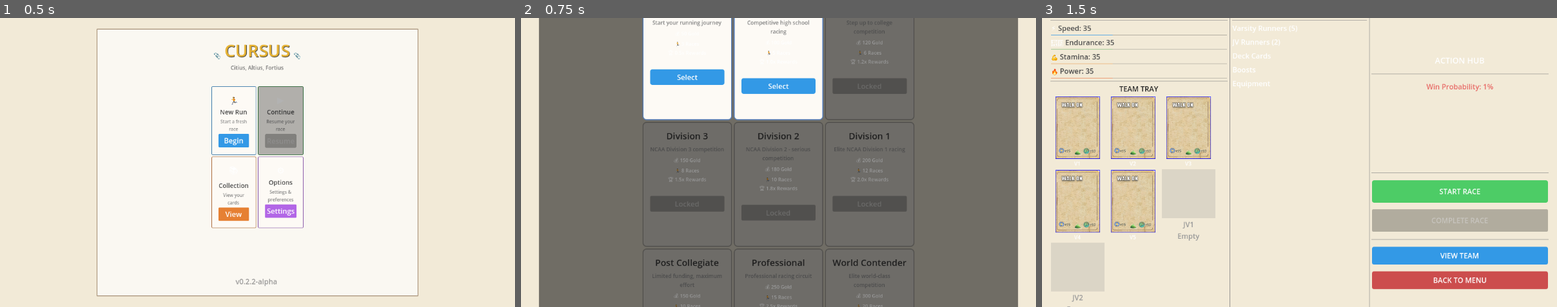
Above: before the commit, frames 1-3 (left to right).
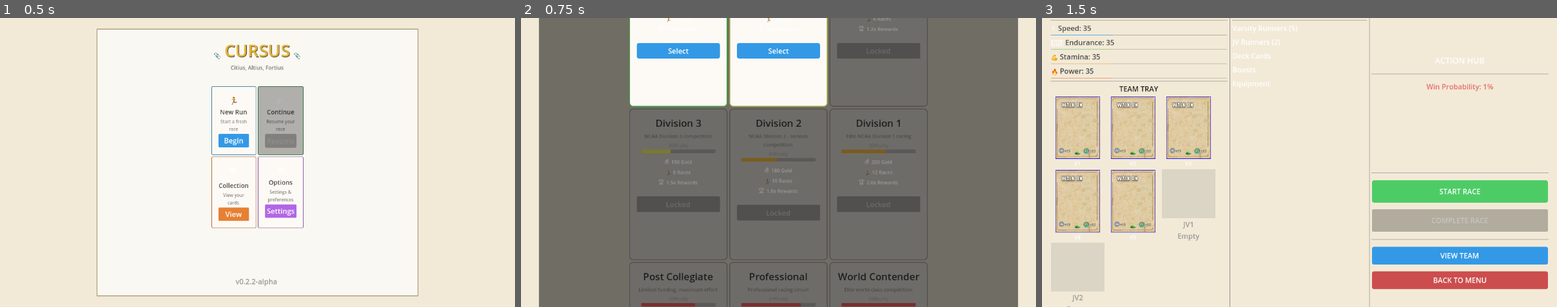
Above: after the commit, the same moments.

Repository: axmariscal/cursus
Game: Godot game, scene res://scenes/core/Main.tscn
Same seed, same stepped clock (60 frames per second), same inputs: the game is played once before the commit and once after it.
Inputs:
- Up to frame 1 (0.5 s): no input
- Up to frame 2 (0.75 s): click "Begin" at 0.5 s
- Up to frame 3 (1.5 s): click "Select" at 1.25 s

Frame 1 is identical in both runs. In frame 2, 13% of the frame differs, in the area x 21-79%, y 0-100%; in frame 3, nothing differs.

Commit message:
Added some fancy badges when a division is completed and a new division is unlocked. Added some difficulty bars as well.

Diff:
--- a/scripts/core/DivisionSelect.gd
+++ b/scripts/core/DivisionSelect.gd
@@ -70,10 +70,11 @@
 		return null
 
 	var is_unlocked = GameManager.is_division_unlocked(division)
-
-	# Create card container
+	var is_new = GameManager.is_division_newly_unlocked(division) if is_unlocked else false
+
+	# Create card container with relative positioning for overlays
 	var card_container = PanelContainer.new()
-	card_container.custom_minimum_size = Vector2(200, 280)
+	card_container.custom_minimum_size = Vector2(220, 340)
 
 	# Card margin
 	var card_margin = MarginContainer.new()
@@ -85,14 +86,19 @@
 
 	# Card content
 	var card_content = VBoxContainer.new()
-	card_content.add_theme_constant_override("separation", 8)
+	card_content.add_theme_constant_override("separation", 6)
 	card_margin.add_child(card_content)
+
+	# NEW badge (if newly unlocked) - positioned at top
+	if is_new:
+		var new_badge = _create_new_badge()
+		card_content.add_child(new_badge)
 
 	# Division name
 	var name_label = Label.new()
 	name_label.text = config.get("name", "Unknown")
 	name_label.horizontal_alignment = HORIZONTAL_ALIGNMENT_CENTER
-	name_label.add_theme_font_size_override("font_size", 20)
+	name_label.add_theme_font_size_override("font_size", 22)
 	name_label.add_theme_color_override("font_color", Color(0.2, 0.2, 0.2))
 	card_content.add_child(name_label)
 
@@ -101,40 +107,41 @@
 	desc_label.text = config.get("description", "")
 	desc_label.horizontal_alignment = HORIZONTAL_ALIGNMENT_CENTER
 	desc_label.autowrap_mode = TextServer.AUTOWRAP_WORD_SMART
-	desc_label.add_theme_font_size_override("font_size", 12)
+	desc_label.add_theme_font_size_override("font_size", 11)
 	desc_label.add_theme_color_override("font_color", Color(0.5, 0.5, 0.5))
 	card_content.add_child(desc_label)
+
+	# Difficulty indicator
+	var difficulty_container = _create_difficulty_indicator(config.get("difficulty_curve", 0.15))
+	card_content.add_child(difficulty_container)
 
 	# Stats section
 	var stats_container = VBoxContainer.new()
 	stats_container.add_theme_constant_override("separation", 4)
 	card_content.add_child(stats_container)
 
-	# Starting gold
-	var gold_label = Label.new()
-	gold_label.text = "💰 %d Gold" % config.get("starting_gold", 100)
-	gold_label.horizontal_alignment = HORIZONTAL_ALIGNMENT_CENTER
-	gold_label.add_theme_font_size_override("font_size", 11)
-	stats_container.add_child(gold_label)
-
-	# Antes (races)
-	var antes_label = Label.new()
-	antes_label.text = "🏃 %d Races" % config.get("antes", 5)
-	antes_label.horizontal_alignment = HORIZONTAL_ALIGNMENT_CENTER
-	antes_label.add_theme_font_size_override("font_size", 11)
-	stats_container.add_child(antes_label)
-
-	# Reward multiplier
-	var reward_label = Label.new()
+	# Starting gold with icon
+	var gold_row = _create_stat_row("💰", "%d Gold" % config.get("starting_gold", 100))
+	stats_container.add_child(gold_row)
+
+	# Antes (races) with icon
+	var antes_row = _create_stat_row("🏃", "%d Races" % config.get("antes", 5))
+	stats_container.add_child(antes_row)
+
+	# Reward multiplier with icon
 	var multiplier = config.get("reward_multiplier", 1.0)
-	reward_label.text = "🏆 %.1fx Rewards" % multiplier
-	reward_label.horizontal_alignment = HORIZONTAL_ALIGNMENT_CENTER
-	reward_label.add_theme_font_size_override("font_size", 11)
-	stats_container.add_child(reward_label)
+	var reward_row = _create_stat_row("🏆", "%.1fx Rewards" % multiplier)
+	stats_container.add_child(reward_row)
+
+	# Special rules section (if any)
+	var special_rules = config.get("special_rules", [])
+	if special_rules.size() > 0:
+		var rules_container = _create_special_rules_section(special_rules)
+		card_content.add_child(rules_container)
 
 	# Spacer
 	var spacer = Control.new()
-	spacer.custom_minimum_size = Vector2(0, 10)
+	spacer.custom_minimum_size = Vector2(0, 8)
 	card_content.add_child(spacer)
 
 	# Select button
@@ -153,13 +160,162 @@
 
 	return card_container
 
+func _create_new_badge() -> Control:
+	var badge_container = MarginContainer.new()
+	badge_container.set("theme_override_constants/margin_left", -10)
+	badge_container.set("theme_override_constants/margin_right", -10)
+
+	var badge = Label.new()
+	badge.text = "✨ NEW ✨"
+	badge.horizontal_alignment = HORIZONTAL_ALIGNMENT_CENTER
+	badge.add_theme_font_size_override("font_size", 14)
+	badge.add_theme_color_override("font_color", Color(0.9, 0.7, 0.2))  # Gold
+
+	# Style badge background
+	var badge_style = StyleBoxFlat.new()
+	badge_style.bg_color = Color(0.9, 0.7, 0.2, 0.2)  # Light gold background
+	badge_style.border_color = Color(0.9, 0.7, 0.2, 0.8)
+	badge_style.border_width_left = 1
+	badge_style.border_width_top = 1
+	badge_style.border_width_right = 1
+	badge_style.border_width_bottom = 1
+	badge_style.corner_radius_top_left = 4
+	badge_style.corner_radius_top_right = 4
+	badge_style.corner_radius_bottom_right = 4
+	badge_style.corner_radius_bottom_left = 4
+
+	var badge_panel = PanelContainer.new()
+	badge_panel.add_theme_stylebox_override("panel", badge_style)
+	badge_panel.add_child(badge)
+	badge_container.add_child(badge_panel)
+
+	return badge_container
+
+func _create_difficulty_indicator(difficulty_curve: float) -> Control:
+	var container = VBoxContainer.new()
+	container.add_theme_constant_override("separation", 2)
+
+	var label = Label.new()
+	label.text = "Difficulty"
+	label.horizontal_alignment = HORIZONTAL_ALIGNMENT_CENTER
+	label.add_theme_font_size_override("font_size", 10)
+	label.add_theme_color_override("font_color", Color(0.6, 0.6, 0.6))
+	container.add_child(label)
+
+	# Create visual difficulty bar using ProgressBar for better control
+	var bar_container = MarginContainer.new()
+	bar_container.set("theme_override_constants/margin_left", 10)
+	bar_container.set("theme_override_constants/margin_right", 10)
+	bar_container.custom_minimum_size = Vector2(0, 12)
+
+	var progress_bar = ProgressBar.new()
+	progress_bar.custom_minimum_size = Vector2(0, 8)
+	progress_bar.max_value = 100.0
+	progress_bar.show_percentage = false
+
+	# Calculate difficulty percentage (0.10 to 0.35 range -> 0 to 100%)
+	var difficulty_percent = ((difficulty_curve - 0.10) / 0.25) * 100.0
+	difficulty_percent = clamp(difficulty_percent, 0.0, 100.0)
+	progress_bar.value = difficulty_percent
+
+	# Style the progress bar
+	var bg_style = StyleBoxFlat.new()
+	bg_style.bg_color = Color(0.3, 0.3, 0.3, 0.3)
+	bg_style.corner_radius_top_left = 2
+	bg_style.corner_radius_top_right = 2
+	bg_style.corner_radius_bottom_right = 2
+	bg_style.corner_radius_bottom_left = 2
+	progress_bar.add_theme_stylebox_override("background", bg_style)
+
+	var fill_style = StyleBoxFlat.new()
+	fill_style.bg_color = _get_difficulty_color(difficulty_curve)
+	fill_style.corner_radius_top_left = 2
+	fill_style.corner_radius_top_right = 2
+	fill_style.corner_radius_bottom_right = 2
+	fill_style.corner_radius_bottom_left = 2
+	progress_bar.add_theme_stylebox_override("fill", fill_style)
+
+	bar_container.add_child(progress_bar)
+	container.add_child(bar_container)
+
+	return container
+
+func _get_difficulty_color(difficulty: float) -> Color:
+	# Color gradient from green (easy) to red (hard)
+	if difficulty < 0.15:
+		return Color(0.3, 0.8, 0.3)  # Green
+	elif difficulty < 0.22:
+		return Color(0.8, 0.8, 0.3)  # Yellow
+	elif difficulty < 0.28:
+		return Color(0.8, 0.6, 0.2)  # Orange
+	else:
+		return Color(0.8, 0.3, 0.3)  # Red
+
+func _create_stat_row(icon: String, text: String) -> Control:
+	var row = HBoxContainer.new()
+	row.add_theme_constant_override("separation", 4)
+	row.alignment = BoxContainer.ALIGNMENT_CENTER
+
+	var icon_label = Label.new()
+	icon_label.text = icon
+	icon_label.add_theme_font_size_override("font_size", 12)
+	row.add_child(icon_label)
+
+	var text_label = Label.new()
+	text_label.text = text
+	text_label.horizontal_alignment = HORIZONTAL_ALIGNMENT_CENTER
+	text_label.add_theme_font_size_override("font_size", 11)
+	row.add_child(text_label)
+
+	return row
+
+func _create_special_rules_section(rules: Array) -> Control:
+	var container = VBoxContainer.new()
+	container.add_theme_constant_override("separation", 2)
+
+	var header = Label.new()
+	header.text = "Special Rules:"
+	header.horizontal_alignment = HORIZONTAL_ALIGNMENT_CENTER
+	header.add_theme_font_size_override("font_size", 10)
+	header.add_theme_color_override("font_color", Color(0.7, 0.5, 0.2))
+	container.add_child(header)
+
+	for rule in rules:
+		var rule_label = Label.new()
+		rule_label.text = "• " + _format_rule_name(rule)
+		rule_label.horizontal_alignment = HORIZONTAL_ALIGNMENT_CENTER
+		rule_label.add_theme_font_size_override("font_size", 9)
+		rule_label.add_theme_color_override("font_color", Color(0.6, 0.6, 0.6))
+		rule_label.autowrap_mode = TextServer.AUTOWRAP_WORD_SMART
+		container.add_child(rule_label)
+
+	return container
+
+func _format_rule_name(rule: String) -> String:
+	match rule:
+		"limited_funding":
+			return "Limited Funding"
+		"contracts":
+			return "Contracts"
+		"sponsorships":
+			return "Sponsorships"
+		"no_consolation":
+			return "No Consolation Gold"
+		"elite_opponents":
+			return "Elite Opponents"
+		_:
+			return rule.capitalize()
+
 func _style_division_card(card: PanelContainer, is_unlocked: bool, config: Dictionary) -> void:
 	var card_style = StyleBoxFlat.new()
 
 	if is_unlocked:
-		# Unlocked: bright colors
+		# Unlocked: bright colors with accent based on difficulty
+		var difficulty = config.get("difficulty_curve", 0.15)
+		var accent_color = _get_difficulty_color(difficulty).darkened(0.2)
+
 		card_style.bg_color = Color(0.99, 0.98, 0.96, 1.0)
-		card_style.border_color = Color(0.3, 0.5, 0.8, 0.8)
+		card_style.border_color = accent_color
 	else:
 		# Locked: dimmed
 		card_style.bg_color = Color(0.7, 0.7, 0.7, 0.5)
@@ -202,6 +358,9 @@
 	button.add_theme_stylebox_override("hover", style_hover)
 
 func _on_division_selected(division: GameManager.Division) -> void:
+	# Mark as viewed (remove "NEW" badge)
+	GameManager.mark_division_viewed(division)
+
 	# Start new run with selected division
 	GameManager.start_new_run(division)
 	get_tree().change_scene_to_file("res://scenes/run/Run.tscn")
--- a/scripts/core/GameManager.gd
+++ b/scripts/core/GameManager.gd
@@ -54,6 +54,7 @@
 var current_division: Division = Division.HIGH_SCHOOL
 var unlocked_divisions: Array[Division] = [Division.MIDDLE_SCHOOL, Division.HIGH_SCHOOL]
 var division_config: Dictionary = {}
+var newly_unlocked_divisions: Array[Division] = []
 
 # Track special rule modifiers
 var shop_price_multiplier: float = 1.0
@@ -214,8 +215,15 @@
 func unlock_division(division: Division) -> void:
 	if not unlocked_divisions.has(division):
 		unlocked_divisions.append(division)
+		newly_unlocked_divisions.append(division)  # Track as newly unlocked
 		save_unlocks()  # Persist to file
 		show_unlock_notification(division)
+
+func mark_division_viewed(division: Division) -> void:
+	newly_unlocked_divisions.erase(division)
+
+func is_division_newly_unlocked(division: Division) -> bool:
+	return newly_unlocked_divisions.has(division)
 
 func get_next_unlock(completed_division: Division) -> Division:
 	# Find what division this one unlocks
@@ -237,8 +245,13 @@
 	for div in unlocked_divisions:
 		unlock_strings.append(_division_to_string(div))
 
+	var newly_unlocked_strings: Array[String] = []
+	for div in newly_unlocked_divisions:
+		newly_unlocked_strings.append(_division_to_string(div))
+
 	var save_data = {
 		"unlocked_divisions": unlock_strings,
+		"newly_unlocked": newly_unlocked_strings,
 		"version": 1
 	}
 
@@ -255,6 +268,7 @@
 	if not FileAccess.file_exists(UNLOCKS_SAVE_PATH):
 		# First time - use defaults
 		unlocked_divisions = [Division.MIDDLE_SCHOOL, Division.HIGH_SCHOOL]
+		newly_unlocked_divisions.clear()
 		return
 
 	var file = FileAccess.open(UNLOCKS_SAVE_PATH, FileAccess.READ)
@@ -273,16 +287,28 @@
 					var div = _string_to_division(div_string)
 					if div != -1:
 						unlocked_divisions.append(div)
+
+				# Load newly unlocked divisions if they exist
+				newly_unlocked_divisions.clear()
+				if save_data.has("newly_unlocked"):
+					for div_string in save_data.newly_unlocked:
+						var div = _string_to_division(div_string)
+						if div != -1:
+							newly_unlocked_divisions.append(div)
+
 				print("Loaded unlocks: ", unlocked_divisions.size(), " divisions")
 			else:
 				# Fallback to defaults if format is wrong
 				unlocked_divisions = [Division.MIDDLE_SCHOOL, Division.HIGH_SCHOOL]
+				newly_unlocked_divisions.clear()
 		else:
 			print("Error parsing unlocks file, using defaults")
 			unlocked_divisions = [Division.MIDDLE_SCHOOL, Division.HIGH_SCHOOL]
+			newly_unlocked_divisions.clear()
 	else:
 		print("Error: Could not load unlocks file, using defaults")
 		unlocked_divisions = [Division.MIDDLE_SCHOOL, Division.HIGH_SCHOOL]
+		newly_unlocked_divisions.clear()
 
 func _division_to_string(division: Division) -> String:
 	match division:
